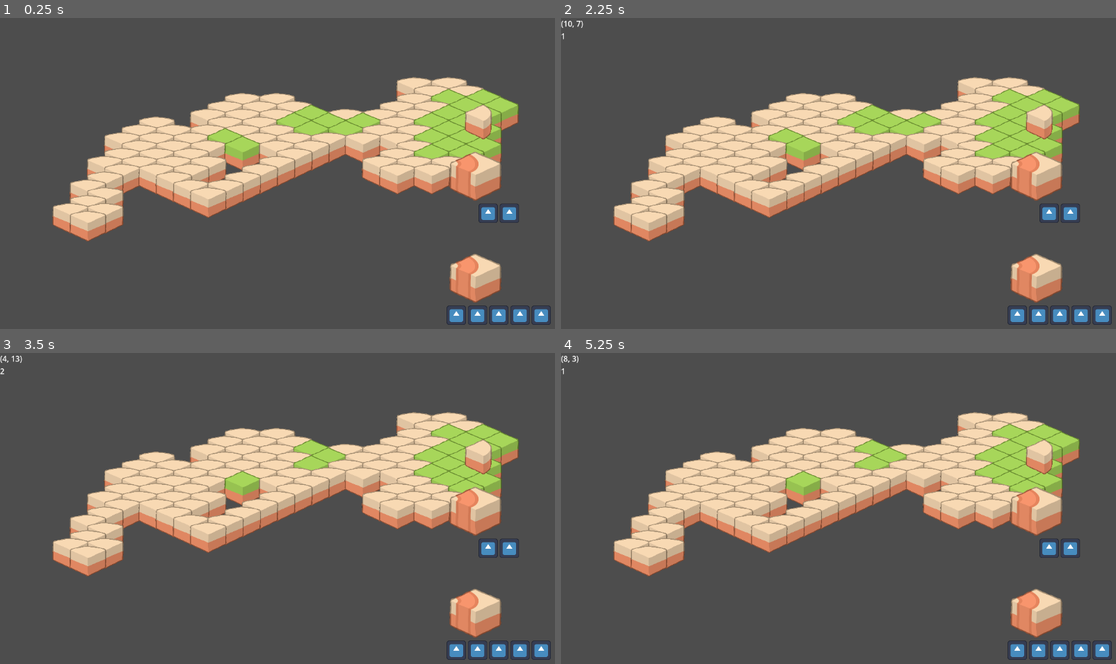
Above: before the commit, frames 1-4 (two rows, left to right).
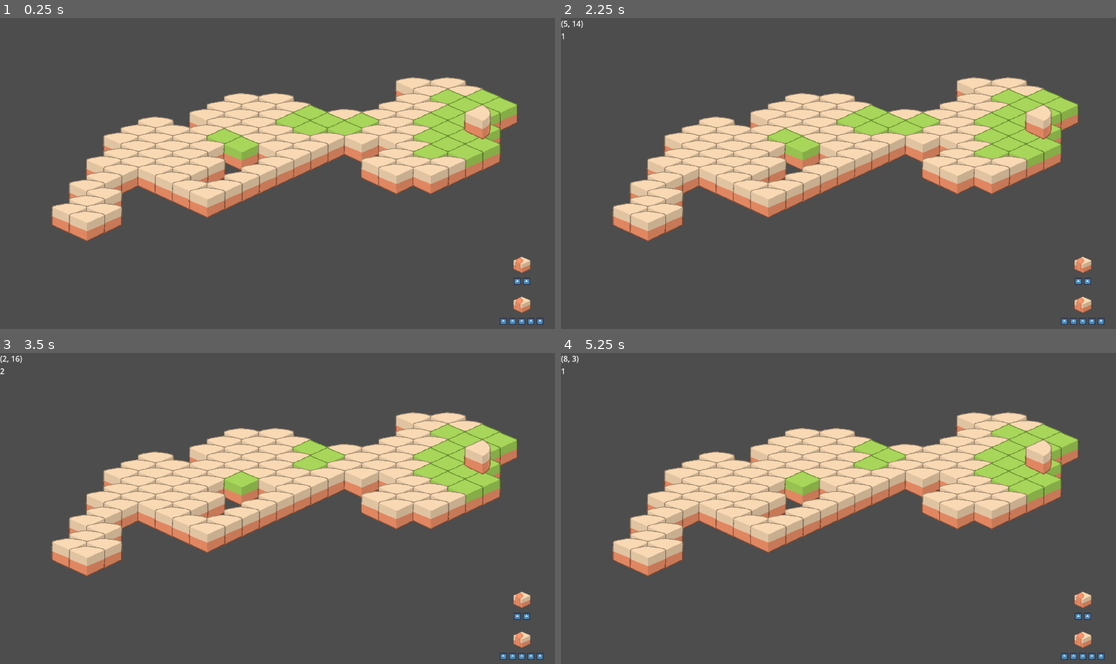
Above: after the commit, the same moments.

Repository: TheWalruzz/GWJ58
Game: Godot game, scene res://scenes/levels/level01.tscn
Same seed, same stepped clock (60 frames per second), same inputs: the game is played once before the commit and once after it. The project has no main scene, so this scene is started directly. The engine's default icon, where the game draws it, is replaced by a stand-in: a white triangle on a blue panel in a dark square.
Inputs (mouse positions are in pixels of both pictures, inside the frame that each line leads up to; where the layout moved, square brackets give the same spot in the first picture):
- Up to frame 1 (0.25 s): no input
- Up to frame 2 (2.25 s): click (1082, 260) [1060, 161] at 0.5 s; click (1082, 301) [1060, 263] at 1.25 s; click (1082, 260) [1060, 161] at 2 s
- Up to frame 3 (3.5 s): click (521, 636) [499, 598] at 2.75 s
- Up to frame 4 (5.25 s): click (1082, 595) [1060, 496] at 3.5 s; click (1082, 636) [1060, 598] at 4.25 s; tap Enter at 5 s; move the mouse to (960, 492) at 5.02 s; press the mouse at (960, 492) at 5.03 s

The runs differ from the first frame. In frame 1, 6.4% of the frame differs, in the area x 9-100%, y 18-99%; in frame 2, 6.4%, in the area x 0-100%, y 0-99%; in frame 3, 6.3%; in frame 4, 6.3%.

Commit message:
Small modifications to tilesets

Diff:
--- a/scenes/components/level_map.tscn
+++ b/scenes/components/level_map.tscn
@@ -7,7 +7,7 @@
 [sub_resource type="TileSetAtlasSource" id="TileSetAtlasSource_3yq0q"]
 resource_name = "Desert"
 texture = ExtResource("1_xqrir")
-texture_region_size = Vector2i(264, 360)
+texture_region_size = Vector2i(265, 360)
 0:1/0 = 0
 0:1/0/texture_origin = Vector2i(0, 7)
 1:1/0 = 0
@@ -91,7 +91,7 @@
 [sub_resource type="TileSetAtlasSource" id="TileSetAtlasSource_1ubrc"]
 resource_name = "Green"
 texture = ExtResource("2_c4u1k")
-texture_region_size = Vector2i(264, 360)
+texture_region_size = Vector2i(265, 360)
 0:0/0 = 0
 0:0/0/texture_origin = Vector2i(0, 7)
 1:0/0 = 0
--- a/scenes/ui/ui_root.tscn
+++ b/scenes/ui/ui_root.tscn
@@ -32,79 +32,84 @@
 alignment = 2
 
 [node name="RainButtonContainer" type="VBoxContainer" parent="UIContainer/HSplitContainer/RightContainer"]
-custom_minimum_size = Vector2(0, 175)
 layout_mode = 2
-alignment = 2
+alignment = 1
 
 [node name="RainButton" type="TextureButton" parent="UIContainer/HSplitContainer/RightContainer/RainButtonContainer"]
 unique_name_in_owner = true
-custom_minimum_size = Vector2(0, 164)
+custom_minimum_size = Vector2(40, 60)
 layout_mode = 2
-size_flags_horizontal = 3
+size_flags_horizontal = 4
 texture_normal = ExtResource("1_iailb")
 ignore_texture_size = true
 stretch_mode = 4
 
 [node name="RainCost" type="HBoxContainer" parent="UIContainer/HSplitContainer/RightContainer/RainButtonContainer"]
-custom_minimum_size = Vector2(0, 40)
 layout_mode = 2
-size_flags_vertical = 3
+size_flags_horizontal = 4
+size_flags_vertical = 4
 alignment = 1
 
 [node name="TextureRect" type="TextureRect" parent="UIContainer/HSplitContainer/RightContainer/RainButtonContainer/RainCost"]
+custom_minimum_size = Vector2(15, 15)
 layout_mode = 2
 texture = ExtResource("3_r0xij")
-expand_mode = 3
+expand_mode = 1
 
 [node name="TextureRect2" type="TextureRect" parent="UIContainer/HSplitContainer/RightContainer/RainButtonContainer/RainCost"]
+custom_minimum_size = Vector2(15, 15)
 layout_mode = 2
 texture = ExtResource("3_r0xij")
-expand_mode = 3
+expand_mode = 1
 
 [node name="ShrineButtonContainer" type="VBoxContainer" parent="UIContainer/HSplitContainer/RightContainer"]
-custom_minimum_size = Vector2(0, 175)
 layout_mode = 2
 alignment = 2
 
 [node name="ShrineButton" type="TextureButton" parent="UIContainer/HSplitContainer/RightContainer/ShrineButtonContainer"]
 unique_name_in_owner = true
-custom_minimum_size = Vector2(0, 164)
+custom_minimum_size = Vector2(40, 60)
 layout_mode = 2
-size_flags_horizontal = 3
+size_flags_horizontal = 4
 texture_normal = ExtResource("1_iailb")
 ignore_texture_size = true
 stretch_mode = 4
 
 [node name="ShrineCost" type="HBoxContainer" parent="UIContainer/HSplitContainer/RightContainer/ShrineButtonContainer"]
-custom_minimum_size = Vector2(0, 40)
 layout_mode = 2
-size_flags_vertical = 3
+size_flags_horizontal = 4
+size_flags_vertical = 4
 alignment = 1
 
 [node name="TextureRect" type="TextureRect" parent="UIContainer/HSplitContainer/RightContainer/ShrineButtonContainer/ShrineCost"]
+custom_minimum_size = Vector2(15, 15)
 layout_mode = 2
 texture = ExtResource("3_r0xij")
-expand_mode = 3
+expand_mode = 1
 
 [node name="TextureRect2" type="TextureRect" parent="UIContainer/HSplitContainer/RightContainer/ShrineButtonContainer/ShrineCost"]
+custom_minimum_size = Vector2(15, 15)
 layout_mode = 2
 texture = ExtResource("3_r0xij")
-expand_mode = 3
+expand_mode = 1
 
 [node name="TextureRect3" type="TextureRect" parent="UIContainer/HSplitContainer/RightContainer/ShrineButtonContainer/ShrineCost"]
+custom_minimum_size = Vector2(15, 15)
 layout_mode = 2
 texture = ExtResource("3_r0xij")
-expand_mode = 3
+expand_mode = 1
 
 [node name="TextureRect4" type="TextureRect" parent="UIContainer/HSplitContainer/RightContainer/ShrineButtonContainer/ShrineCost"]
+custom_minimum_size = Vector2(15, 15)
 layout_mode = 2
 texture = ExtResource("3_r0xij")
-expand_mode = 3
+expand_mode = 1
 
 [node name="TextureRect5" type="TextureRect" parent="UIContainer/HSplitContainer/RightContainer/ShrineButtonContainer/ShrineCost"]
+custom_minimum_size = Vector2(15, 15)
 layout_mode = 2
 texture = ExtResource("3_r0xij")
-expand_mode = 3
+expand_mode = 1
 
 [connection signal="pressed" from="UIContainer/HSplitContainer/RightContainer/RainButtonContainer/RainButton" to="." method="_on_rain_button_pressed"]
 [connection signal="pressed" from="UIContainer/HSplitContainer/RightContainer/ShrineButtonContainer/ShrineButton" to="." method="_on_shrine_button_pressed"]
